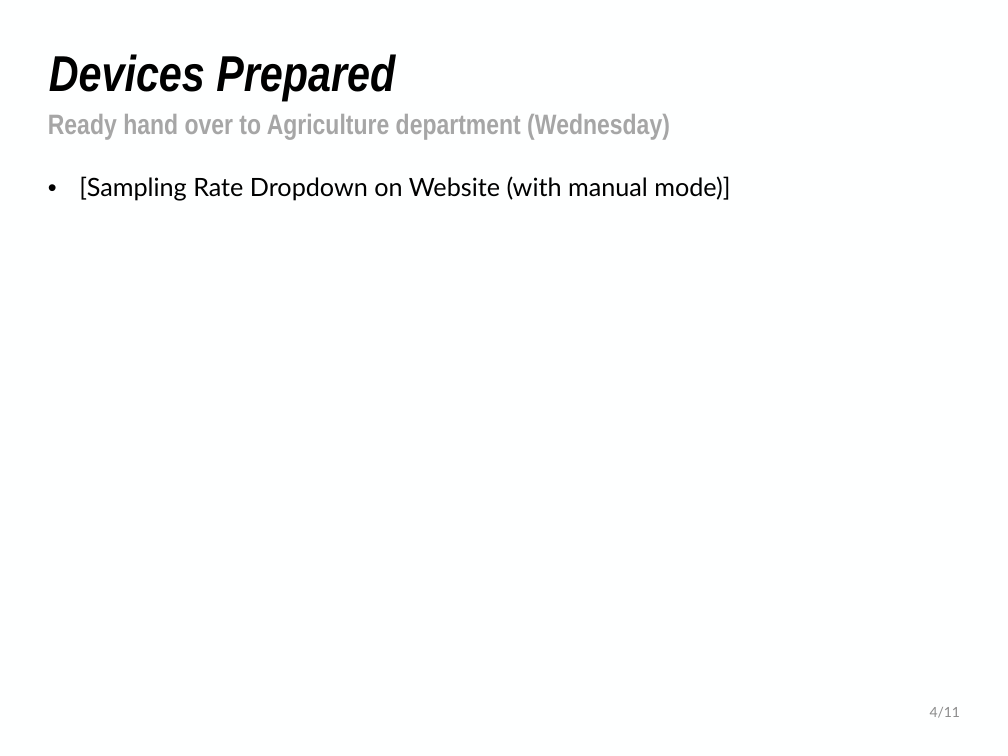
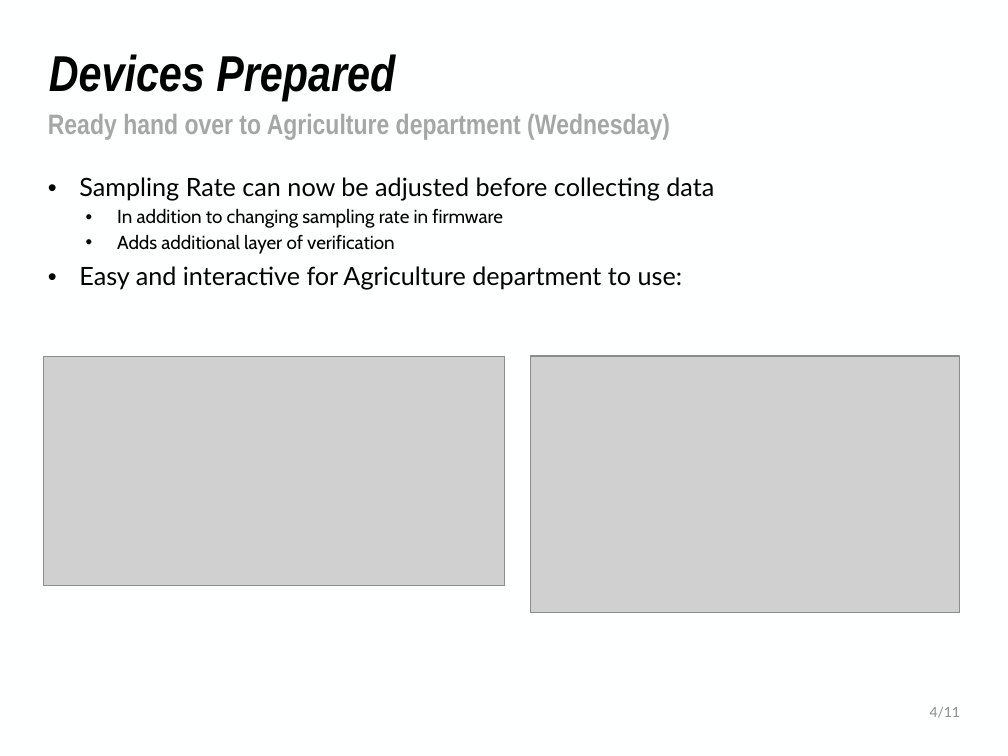
Before and after one commit to NHuang58/Biomedical_Device_PCB, a slide deck: slide 5 of Documentation/Slides/Week_20.pptx (slide 4 before the commit). Drawn at 1008x756 pixels with LibreOffice and Linux fonts; fonts in the diff are those of the drawing; grey boxes stand for pictures; background and template pictures are left out. Boxes give left, top, right and bottom in pixels: in the first picture for what was removed or moved away, otherwise in the second. Text is boxed around its words. In the diff, an @@ line names an element or a change of style, - is before the commit and + after.

```diff
--- a/Documentation/Slides/Week_20.pptx
+++ b/Documentation/Slides/Week_20.pptx
@@ text at [79, 177, 714, 290]: text changed @@
-• [Sampling Rate Dropdown on Website (with manual mode)]
+• Sampling Rate can now be adjusted before collecting data
+  • In addition to changing sampling rate in firmware
+  • Adds additional layer of verification
+• Easy and interactive for Agriculture department to use:
@@ picture added at [43, 356, 504, 586] @@
@@ picture added at [530, 356, 960, 613] @@
```
Also in this commit, not shown: 6 other slides changed, 3 slides added, 1 slide removed, 6 other files.
